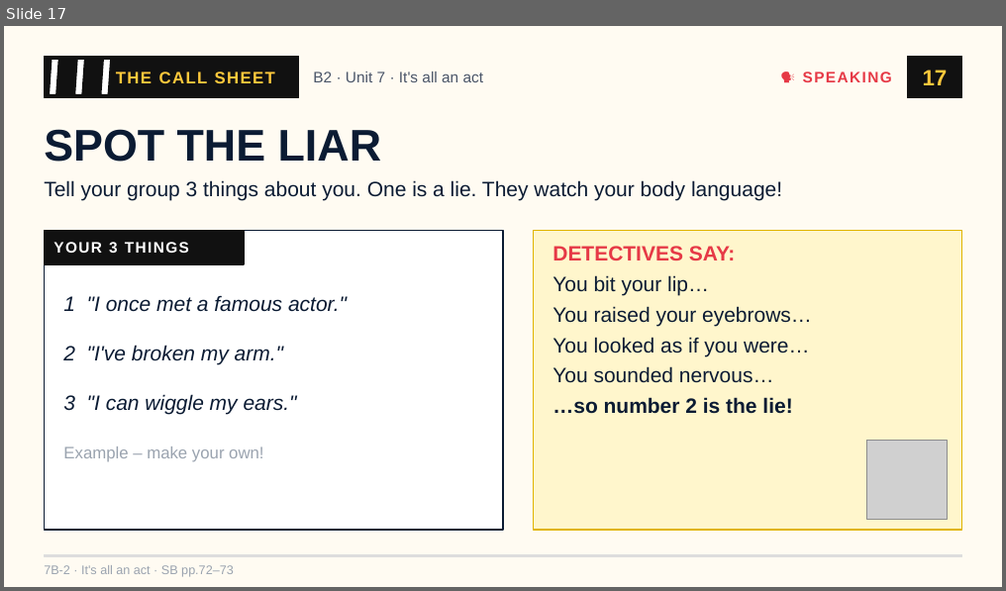
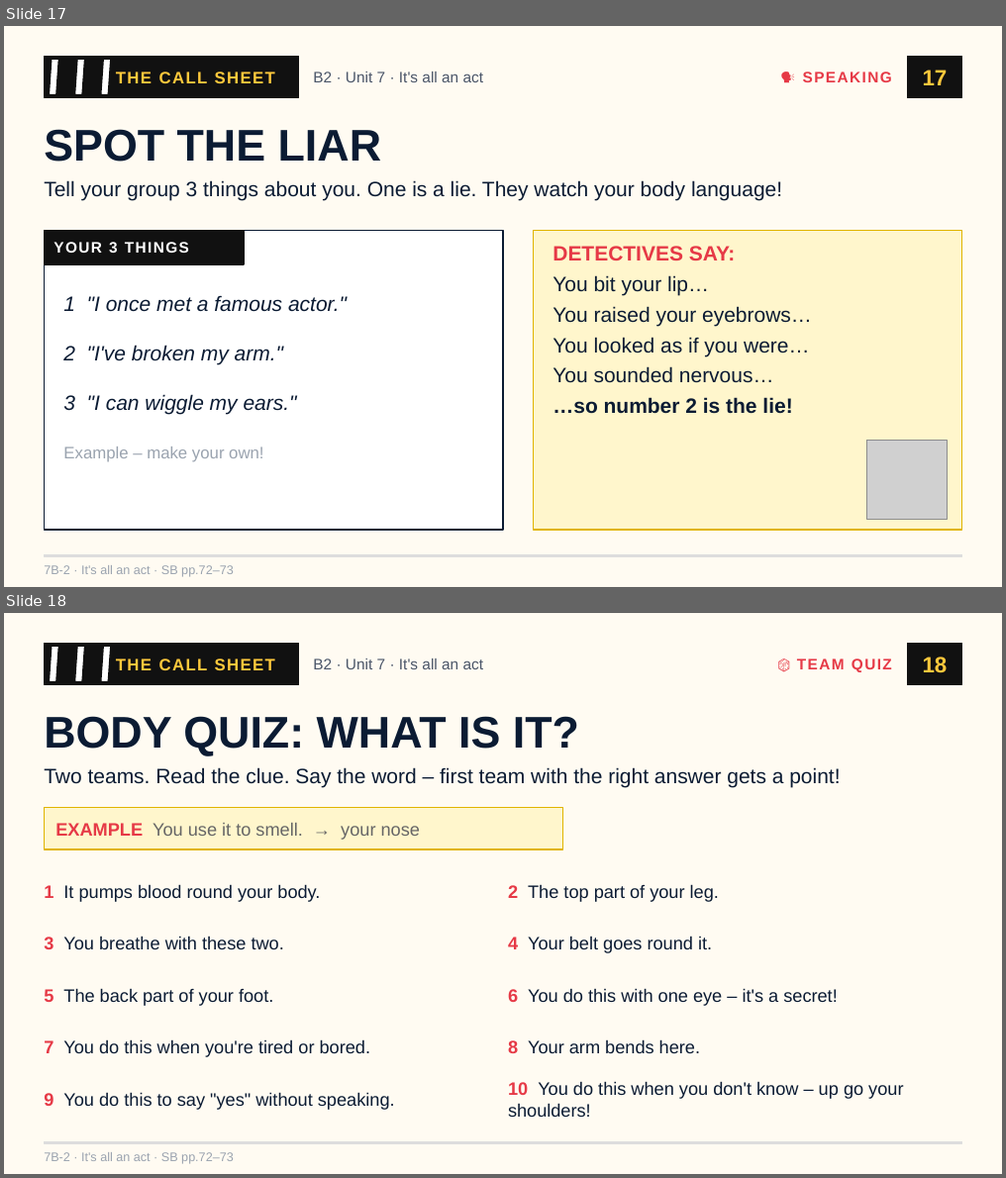
Before and after one commit to londonlanguageschool/Bagheria-, a slide deck: materials/B2/B2_7B-2_Its_all_an_act.pptx. Shown one above the other, each under a label of ours: slide 17 before the commit, slides 17 and 18 after it. The pictures are 1006x591 and 1006x1178 pixels, drawn with LibreOffice and Linux fonts; fonts in the diff are those of the drawing; grey boxes stand for pictures. Boxes give left, top, right and bottom in pixels: in the first picture for what was removed or moved away, otherwise in the second. Text is boxed around its words. In the diff, an @@ line names an element or a change of style, - is before the commit and + after.

```diff
--- a/materials/B2/B2_7B-2_Its_all_an_act.pptx
+++ b/materials/B2/B2_7B-2_Its_all_an_act.pptx
@@ slide 18 added at (x1=4, y1=613, x2=1002, y2=1174), background #FFFBF2 @@
@@ rectangle added at (x1=44, y1=643, x2=298, y2=685), fill #111111, outline #111111 1 pt @@
@@ parallelogram added at (x1=49, y1=646, x2=58, y2=682), fill #FFFFFF, outline #111111 1 pt @@
@@ parallelogram added at (x1=61, y1=646, x2=72, y2=682), fill #111111, outline #111111 1 pt @@
@@ parallelogram added at (x1=75, y1=646, x2=85, y2=682), fill #FFFFFF, outline #111111 1 pt @@
@@ parallelogram added at (x1=88, y1=646, x2=98, y2=682), fill #111111, outline #111111 1 pt @@
@@ parallelogram added at (x1=101, y1=646, x2=111, y2=682), fill #FFFFFF, outline #111111 1 pt @@
@@ text added at (x1=116, y1=659, x2=275, y2=670), 12 pt, text #FFC93C, bold @@
+THE CALL SHEET
@@ text added at (x1=313, y1=659, x2=484, y2=669), 11 pt, text #4A5568 @@
+B2 · Unit 7 · It's all an act
@@ text added at (x1=797, y1=659, x2=892, y2=672), 11 pt, text #E63946, bold @@
+🎲 TEAM QUIZ
@@ rectangle added at (x1=907, y1=643, x2=962, y2=685), fill #111111, outline #111111 1 pt @@
@@ text added at (x1=923, y1=657, x2=947, y2=673), 16 pt, text #FFC93C, bold @@
+18
@@ text added at (x1=44, y1=716, x2=579, y2=757), 32 pt, text #0B1B33, bold @@
+BODY QUIZ: WHAT IS IT?
@@ text added at (x1=44, y1=767, x2=840, y2=787), 15 pt, text #0B1B33 @@
+Two teams. Read the clue. Say the word – first team with the right answer gets a point!
@@ rectangle added at (x1=44, y1=808, x2=562, y2=850), fill #FFF6CC, outline #E0B400 1 pt @@
@@ text added at (x1=55, y1=823, x2=420, y2=840), 13 pt, text #666666 @@
+EXAMPLE You use it to smell. → your nose
@@ text added at (x1=44, y1=884, x2=320, y2=902), 13 pt, text #0B1B33 @@
+1 It pumps blood round your body.
@@ text added at (x1=508, y1=884, x2=719, y2=902), 13 pt, text #0B1B33 @@
+2 The top part of your leg.
@@ text added at (x1=44, y1=936, x2=284, y2=950), 13 pt, text #0B1B33 @@
+3 You breathe with these two.
@@ text added at (x1=508, y1=936, x2=712, y2=954), 13 pt, text #0B1B33 @@
+4 Your belt goes round it.
@@ text added at (x1=44, y1=988, x2=273, y2=1006), 13 pt, text #0B1B33 @@
+5 The back part of your foot.
@@ text added at (x1=508, y1=988, x2=837, y2=1006), 13 pt, text #0B1B33 @@
+6 You do this with one eye – it's a secret!
@@ text added at (x1=44, y1=1040, x2=370, y2=1058), 13 pt, text #0B1B33 @@
+7 You do this when you're tired or bored.
@@ text added at (x1=508, y1=1040, x2=700, y2=1054), 13 pt, text #0B1B33 @@
+8 Your arm bends here.
@@ text added at (x1=508, y1=1081, x2=903, y2=1117), 13 pt, text #0B1B33 @@
+10 You do this when you don't know – up go your shoulders!
@@ text added at (x1=44, y1=1092, x2=395, y2=1110), 13 pt, text #0B1B33 @@
+9 You do this to say "yes" without speaking.
@@ rectangle added at (x1=44, y1=1142, x2=962, y2=1144), fill #DDDDDD, outline #DDDDDD 1 pt @@
@@ text added at (x1=44, y1=1153, x2=234, y2=1164), 9 pt, text #9AA3AF @@
+7B-2 · It's all an act · SB pp.72–73
```
Also in this commit, not shown: 1 slide changed, 1 other slide added, 1 slide removed, 7 other files.
